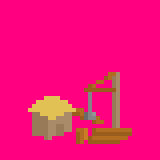
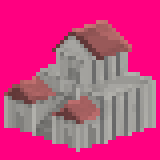
Before/after of a 160x160 layered artwork. What changed in the layer stack:
added group "palace" with 2 layers above "buildings" over [left=4, top=20, right=156, bottom=152]
added layer "Shape 75" (10%) in group "palace" over [left=4, top=20, right=156, bottom=152]
added layer "Layer 9" in group "palace" over [left=4, top=20, right=156, bottom=152]
hid "lumber roof" over [left=28, top=96, right=76, bottom=120]
hid "Layer 6" over [left=56, top=72, right=132, bottom=144]
hid "lumber walls" over [left=32, top=112, right=72, bottom=140]
